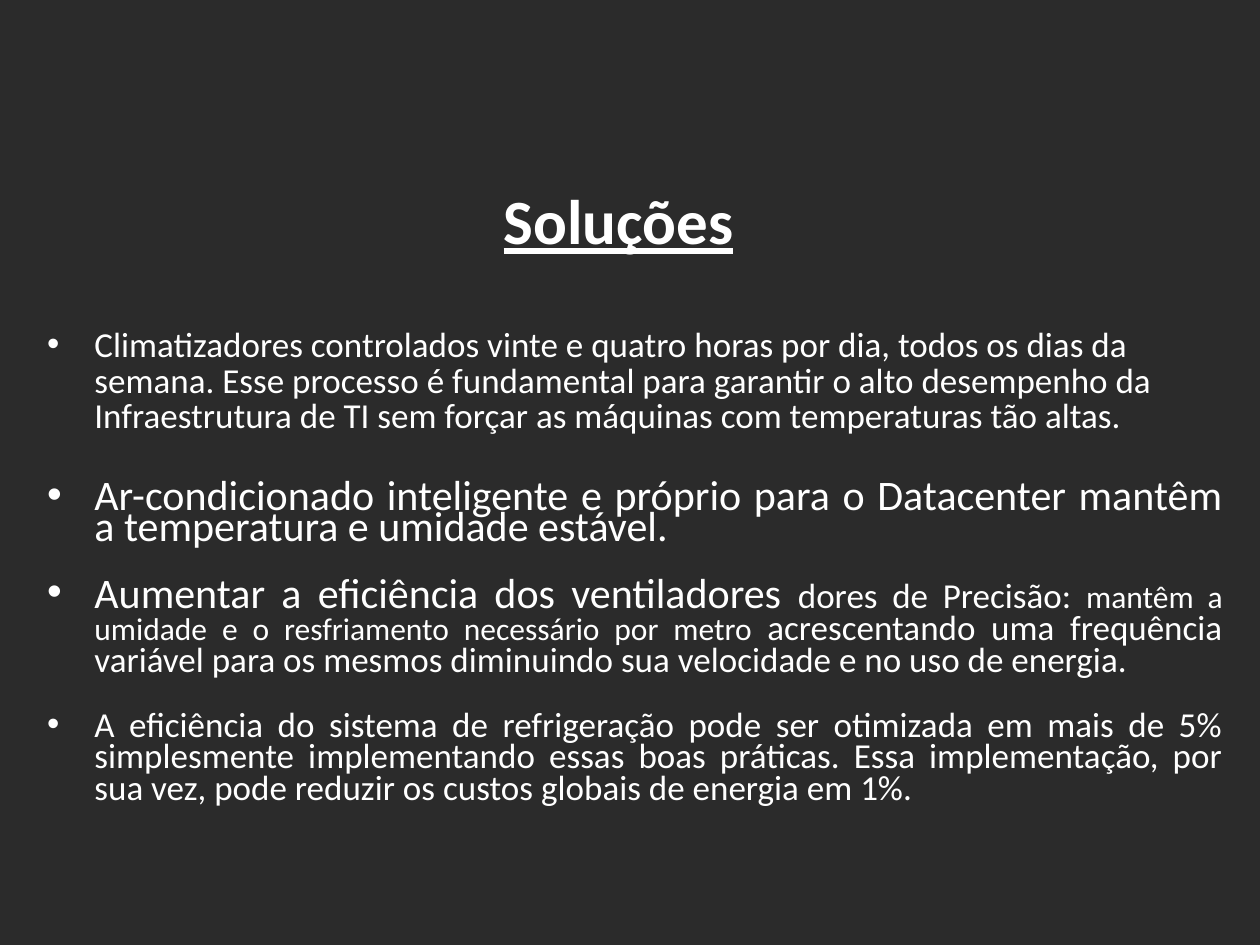
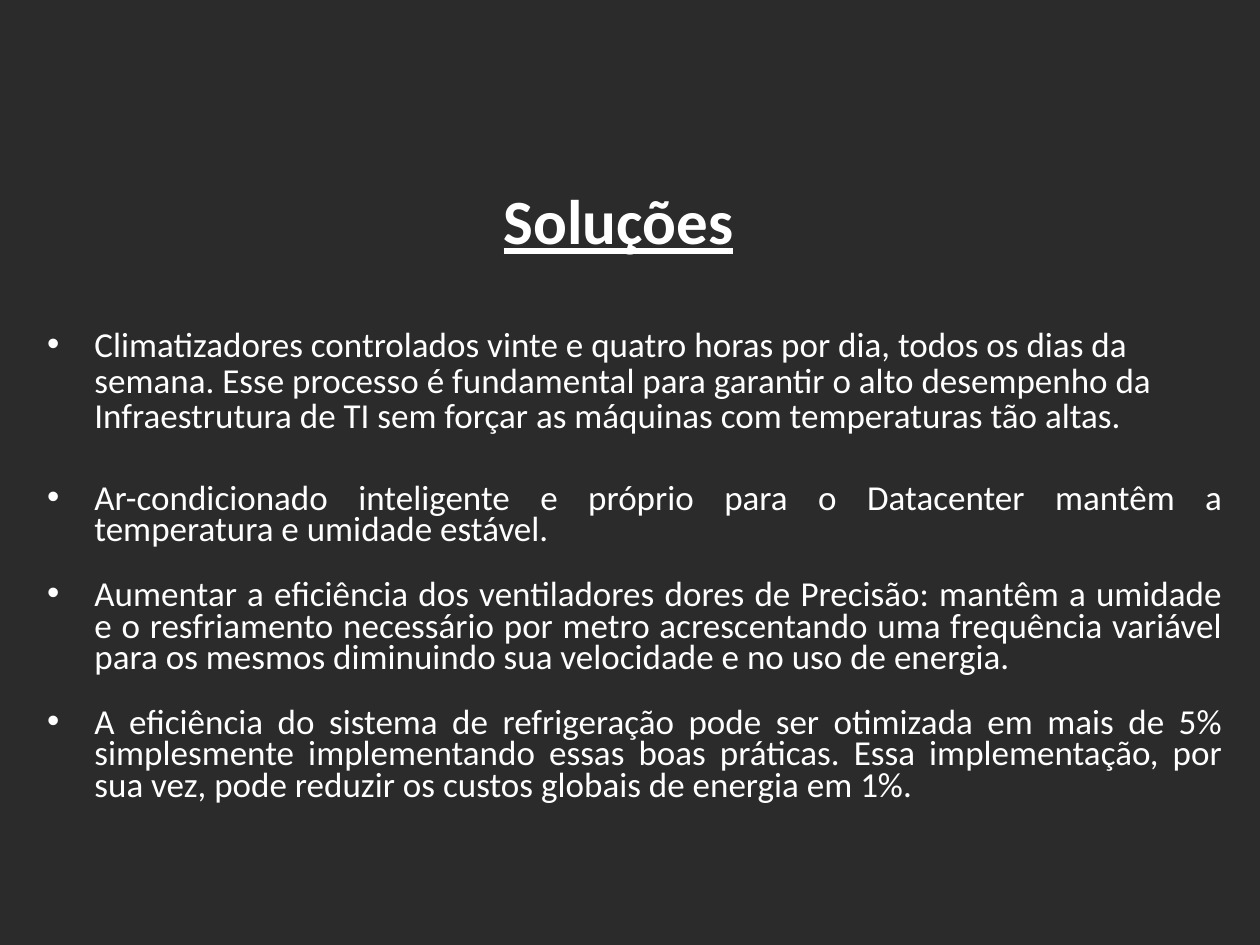
Before and after one commit to viniciushcano/PI-1o-semestre, a slide deck: slide 5 of ppt/DataCenter.pptx. Drawn at 1260x945 pixels with LibreOffice and Linux fonts; fonts in the diff are those of the drawing; background and template pictures are left out; a plain dark background stands for a picture behind light text. Boxes give left, top, right and bottom in pixels: in the first picture for what was removed or moved away, otherwise in the second. Text is boxed around its words. In the diff, an @@ line names an element or a change of style, - is before the commit and + after.

```diff
--- a/ppt/DataCenter.pptx
+++ b/ppt/DataCenter.pptx
@@ text at (94, 485, 1222, 675): size 24 to 20 pt in "Ar-condicionado inteligente e próprio para o Datacenter ...", "Aumentar a eficiência dos ventiladores"; size 18 to 20 pt in "mantêm a umidade e o resfriamento necessário ..." @@
```
Also in this commit, not shown: 3 other slides changed, 1 slide removed.
